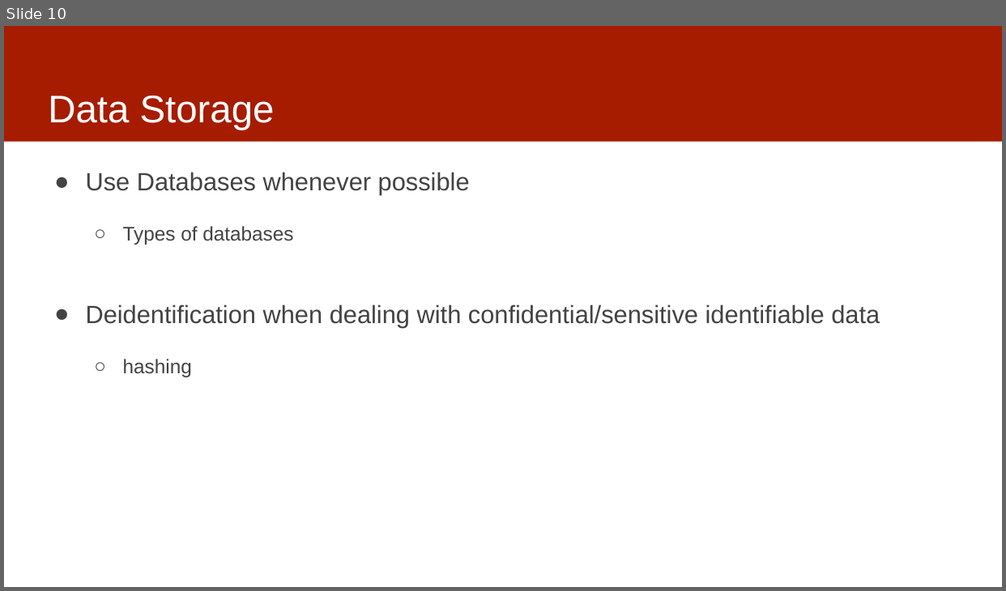
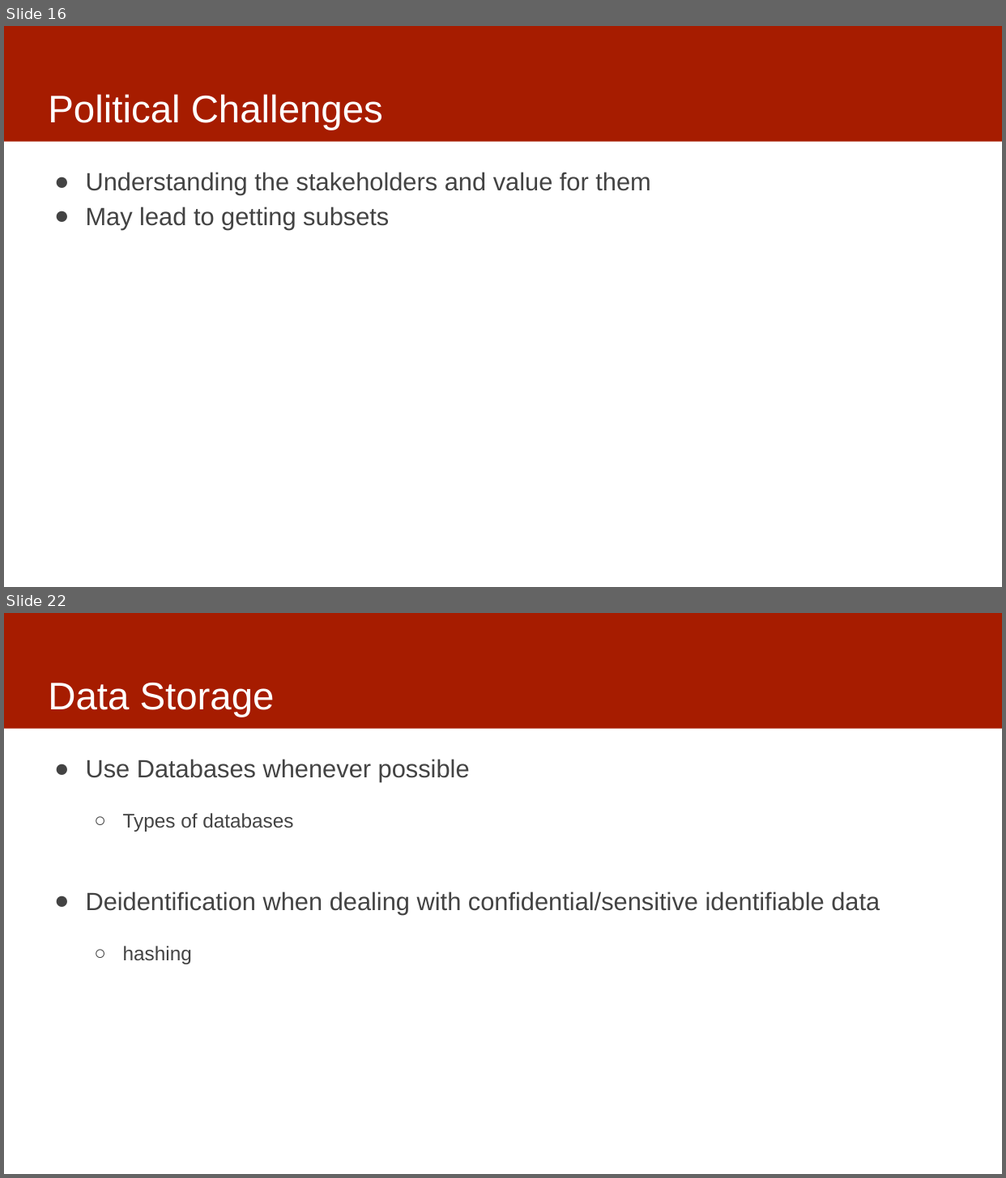
Before and after one commit to dssg/MLinPractice, a slide deck: Lectures/Lecture3-Data.pptx. Shown one above the other, each under a label of ours: slide 10 before the commit, slides 16 and 22 after it; the slides between them are not shown. The pictures are 1006x591 and 1006x1178 pixels, drawn with LibreOffice and Linux fonts; fonts in the diff are those of the drawing. Boxes give left, top, right and bottom in pixels: in the first picture for what was removed or moved away, otherwise in the second. Text is boxed around its words. In the diff, an @@ line names an element or a change of style, - is before the commit and + after.

```diff
--- a/Lectures/Lecture3-Data.pptx
+++ b/Lectures/Lecture3-Data.pptx
@@ slide 16 added at box(4, 26, 1002, 587), background #FFFFFF; not listed: 1 template element that a slide beside it also shows @@
@@ title added at box(48, 94, 383, 130), 37 pt, text #FFFFFF @@
+Political Challenges
@@ text added at box(86, 172, 650, 230), 24 pt, text #434343 @@
+● Understanding the stakeholders and value for them
+● May lead to getting subsets
@@ what was slide 10 is now slide 22 @@
```
Also in this commit, not shown: 2 slides changed, 12 other slides added.
